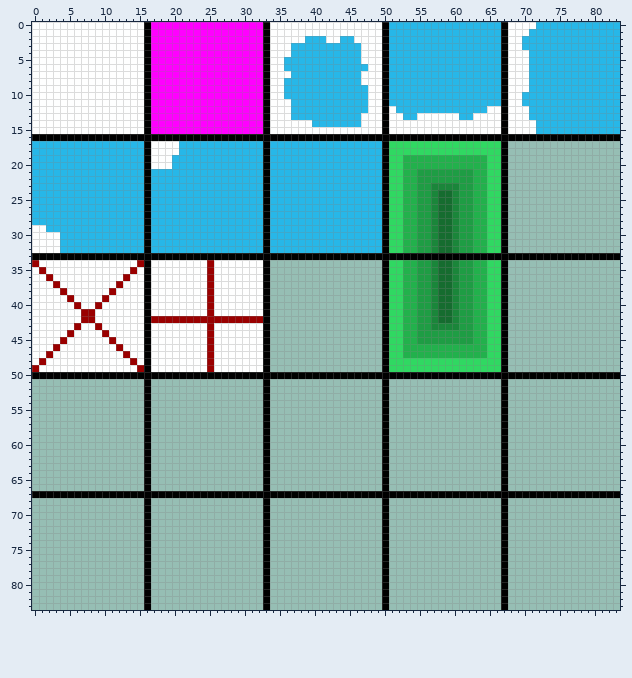
Two versions of one sprite sheet, Resources/SnowTileset.png. The picture above is the old version.
The file is 84x84 pixels. Colours within 5 levels of each other are drawn and written as one.
Now the later version:
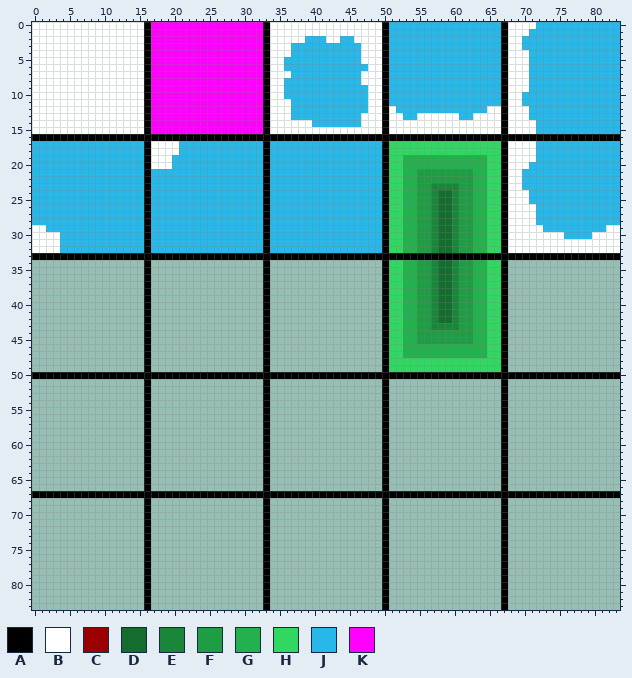
Palette (. is transparent): A #000000  B #feffff  C #9a0000  D #156c2f  E #1a863a  F #1e9d44  G #22b14c  H #30d862  J #27b7e8  K #ff00ff
Author's note on the commit: added Forest Portal and made modifications to Snow Biome
From old to new:
y 17..19: x 68..83 ................ -> BBBBJJJJJJJJJJJJ
y 20: x 68..83 ................ -> BBBJJJJJJJJJJJJJ
y 21..23: x 68..83 ................ -> BBJJJJJJJJJJJJJJ
y 24..25: x 68..83 ................ -> BBBJJJJJJJJJJJJJ
y 26..28: x 68..83 ................ -> BBBBJJJJJJJJJJJJ
y 29: x 68..83 ................ -> BBBBBJJJJJJJJJBB
y 30: x 68..83 ................ -> BBBBBBBBJJJJBBBB
y 31..32: x 68..83 ................ -> BBBBBBBBBBBBBBBB
y 34: x 0..15 CBBBBBBBBBBBBBBC -> ................; x 17..32 BBBBBBBBCBBBBBBB -> ................
y 35: x 0..15 BCBBBBBBBBBBBBCB -> ................; x 17..32 BBBBBBBBCBBBBBBB -> ................
y 36: x 0..15 BBCBBBBBBBBBBCBB -> ................; x 17..32 BBBBBBBBCBBBBBBB -> ................
y 37: x 0..15 BBBCBBBBBBBBCBBB -> ................; x 17..32 BBBBBBBBCBBBBBBB -> ................
y 38: x 0..15 BBBBCBBBBBBCBBBB -> ................; x 17..32 BBBBBBBBCBBBBBBB -> ................
y 39: x 0..15 BBBBBCBBBBCBBBBB -> ................; x 17..32 BBBBBBBBCBBBBBBB -> ................
y 40: x 0..15 BBBBBBCBBCBBBBBB -> ................; x 17..32 BBBBBBBBCBBBBBBB -> ................
y 41: x 0..15 BBBBBBBCCBBBBBBB -> ................; x 17..32 BBBBBBBBCBBBBBBB -> ................
y 42: x 0..15 BBBBBBBCCBBBBBBB -> ................; x 17..32 CCCCCCCCCCCCCCCC -> ................
y 43: x 0..15 BBBBBBCBBCBBBBBB -> ................; x 17..32 BBBBBBBBCBBBBBBB -> ................
y 44: x 0..15 BBBBBCBBBBCBBBBB -> ................; x 17..32 BBBBBBBBCBBBBBBB -> ................
y 45: x 0..15 BBBBCBBBBBBCBBBB -> ................; x 17..32 BBBBBBBBCBBBBBBB -> ................
y 46: x 0..15 BBBCBBBBBBBBCBBB -> ................; x 17..32 BBBBBBBBCBBBBBBB -> ................
y 47: x 0..15 BBCBBBBBBBBBBCBB -> ................; x 17..32 BBBBBBBBCBBBBBBB -> ................
y 48: x 0..15 BCBBBBBBBBBBBBCB -> ................; x 17..32 BBBBBBBBCBBBBBBB -> ................
y 49: x 0..15 CBBBBBBBBBBBBBBC -> ................; x 17..32 BBBBBBBBCBBBBBBB -> ................
Changed places in both pictures, as pixel boxes (x1, y1, x2, y2):
added: (508, 141, 620, 253)
erased: (32, 260, 263, 372)
